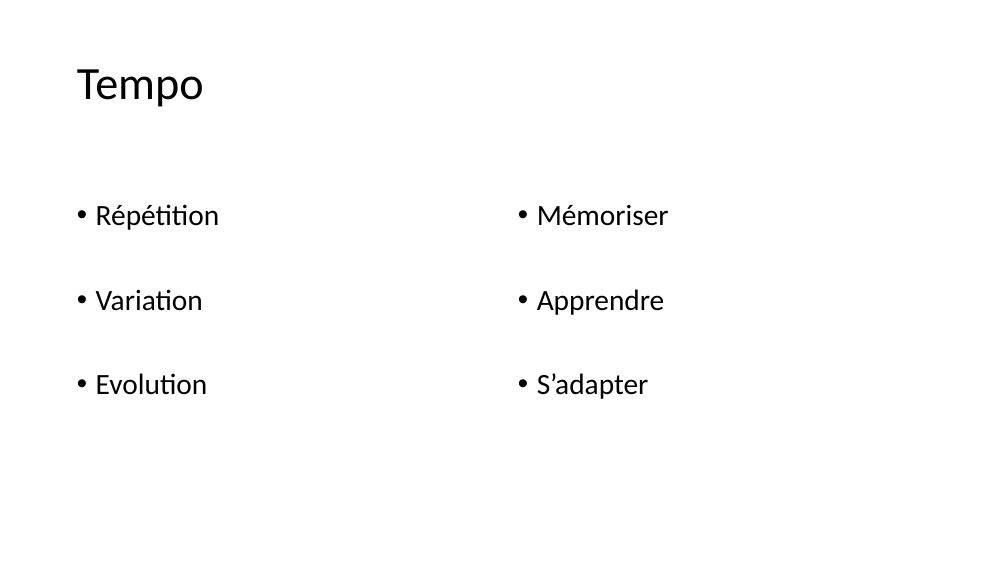
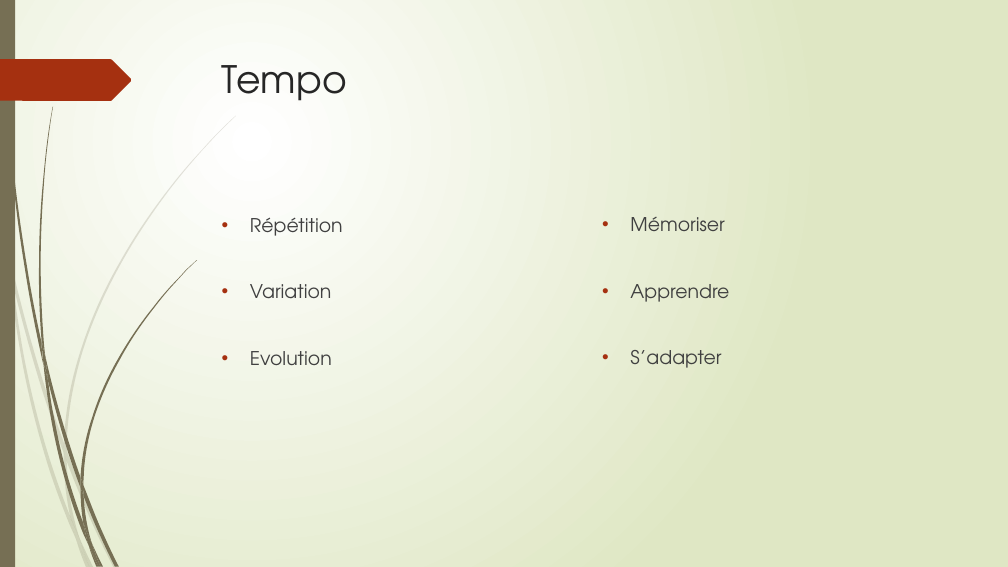
Before and after one commit to Quentingautier2B/Phainiks, a slide deck: slide 3 of Documents/Prez/Phainiks.pptx. Drawn at 1008x567 pixels with LibreOffice and Linux fonts; fonts in the diff are those of the drawing. Boxes give left, top, right and bottom in pixels: in the first picture for what was removed or moved away, otherwise in the second. Text is boxed around its words. In the diff, an @@ line names an element or a change of style, - is before the commit and + after.

```diff
--- a/Documents/Prez/Phainiks.pptx
+++ b/Documents/Prez/Phainiks.pptx
@@ background #FFFFFF to gradient #FFFFFF to #DFE8C4 @@
@@ rectangle added at [0,0,15,567], fill #766F54 @@
@@ freeform shape added at [0,59,132,101], fill #A53010 @@
@@ title "Tempo": place and size @@
-title "Tempo" at [77,69,204,107]
+title "Tempo" at [222,65,347,101]
@@ title "Tempo" at [222,65,347,101]: size 44 to 36 pt, font Calibri to TeX Gyre Adventor, text colour #000000 to #262626; line spacing 0.9 to 1; vertical alignment middle to top @@
@@ text "Répétition" at [250,217,343,365]: size 28 to 18 pt, font Calibri to TeX Gyre Adventor, text colour #000000 to #404040; indent changed; line spacing 0.9 to 1 @@
@@ text "Répétition": place and size @@
-text "Répétition" at [96,204,220,395]
+text "Répétition" at [250,217,343,365]
@@ text "Mémoriser": place and size @@
-text "Mémoriser" at [537,205,669,399]
+text "Mémoriser" at [630,217,729,368]
@@ text "Mémoriser" at [630,217,729,368]: size 28 to 18 pt, font Calibri to TeX Gyre Adventor, text colour #000000 to #404040; indent changed; line spacing 0.9 to 1 @@
@@ group added at [0,116,236,567]: 10 freeform shapes @@
@@ group added at [2,0,197,567]: 12 freeform shapes @@
```
Also in this commit, not shown: 7 other slides changed, 1 slide added, 2 slides removed, 3 other files.
